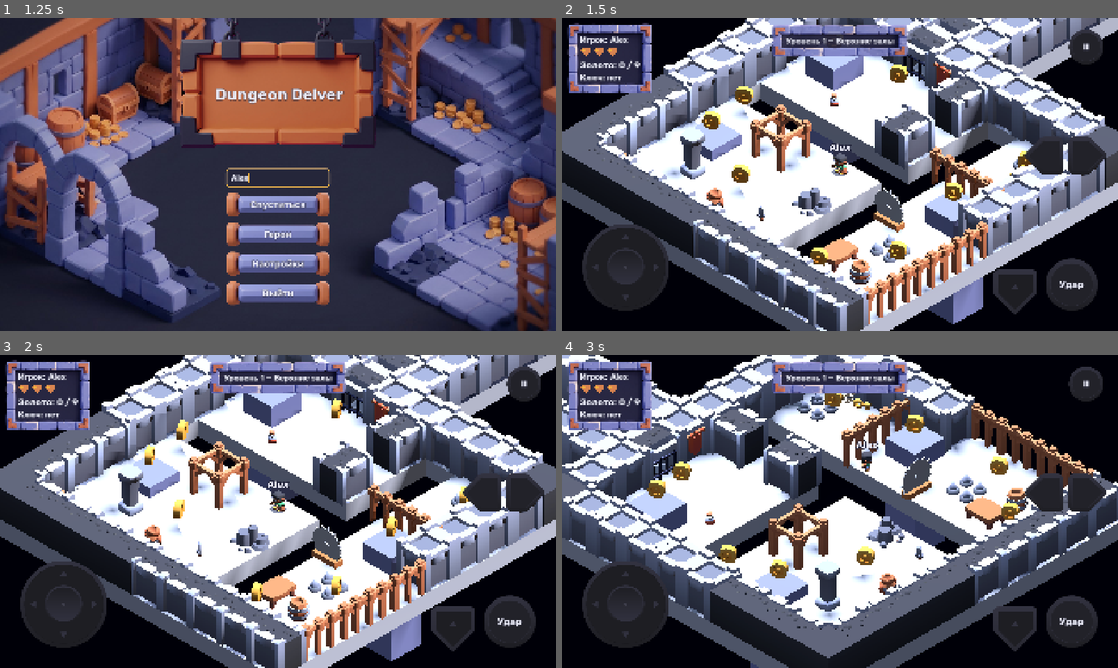
Above: before the commit, frames 1-4 (two rows, left to right).
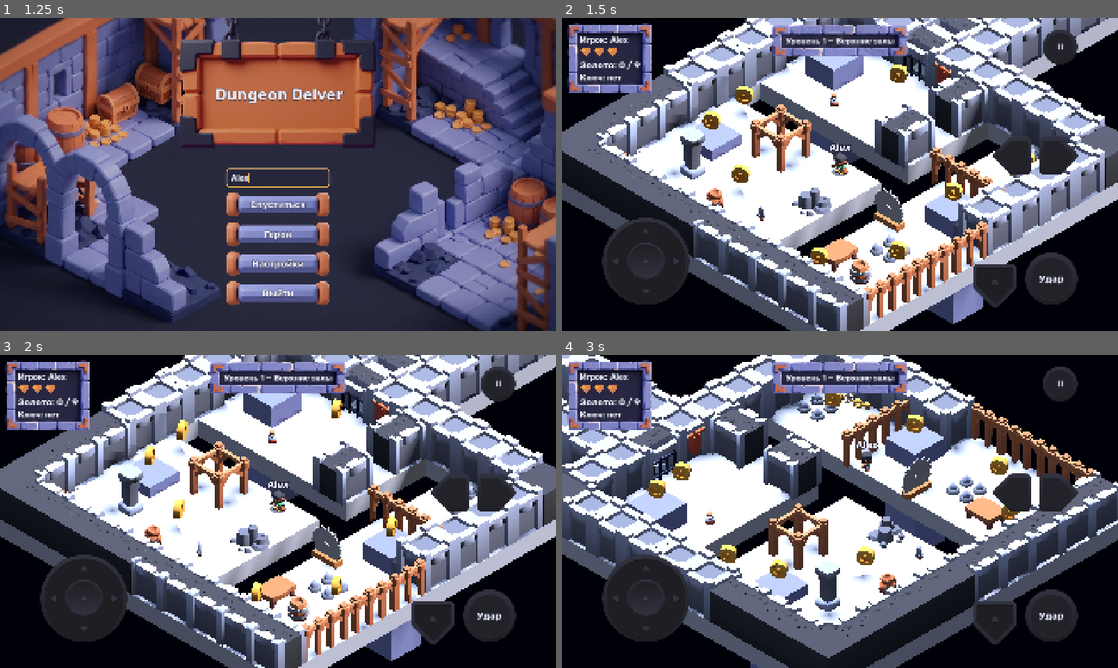
Above: after the commit, the same moments.

Repository: farikgg/godot_assignment
Game: Godot game, scene res://scenes/main_menu.tscn
The game is run twice, just before and just after one commit, with the same random seed, the same clock (stepped at 60 frames per second) and the same inputs.
Inputs (mouse positions are in pixels of both pictures, inside the frame that each line leads up to):
- Up to frame 1 (1.25 s): click (278, 177) at 0.52 s; type "Alex" at 0.6 s
- Up to frame 2 (1.5 s): click "Спуститься" at 1.25 s
- Up to frame 3 (2 s): no input
- Up to frame 4 (3 s): move the mouse to (962, 495) at 2.02 s; hold D (move_right) 2.03-2.75 s; hold J (attack) 2.03-2.75 s; click (962, 495) at 2.17 s; tap Space (jump) at 2.27, 2.57 s; tap Q (camera_left) at 2.3 s; drag from (728, 527) to (812, 574) at 2.77 s

Frame 1 is identical in both runs. In frame 2, 6.4% of the frame differs, in the area x 3-98%, y 3-95%; in frame 3, 6.4%; in frame 4, 6.6%.

Commit message:
Touch controls: edge_margin export, stick and buttons moved in from the screen edges
Co-Authored-By: Claude Opus 5.5 <noreply@anthropic.com>

Diff:
--- a/scripts/ui/touch_controls.gd
+++ b/scripts/ui/touch_controls.gd
@@ -1,10 +1,59 @@
 extends CanvasLayer
-## On-screen stick and buttons above the HUD.
+## On-screen stick and buttons above the HUD. Positions are set here from edge_margin,
+## so the controls can be moved towards the centre in the inspector without touching every node.
 
 ## Show on desktop too (needed for the A7 video); on touch devices they are always shown.
 @export var show_on_desktop: bool = true
+## Distance of the stick and the action buttons from the side edges (x) and the bottom (y),
+## in base-resolution pixels (1920 × 1080). Larger = closer to the thumbs.
+@export var edge_margin: Vector2 = Vector2(140.0, 90.0):
+	set(value):
+		edge_margin = value
+		if is_node_ready():
+			_layout()
+## Distance of the pause button from the top edge.
+@export var top_margin: float = 40.0
+## Gap between neighbouring buttons.
+@export var button_gap: float = 30.0
+
+@onready var _stick: Control = $Root/Stick
+@onready var _attack: Control = $Root/AttackButton
+@onready var _jump: Control = $Root/JumpButton
+@onready var _pause: Control = $Root/PauseButton
+@onready var _camera_left: Control = $Root/CameraLeftButton
+@onready var _camera_right: Control = $Root/CameraRightButton
 
 func _ready() -> void:
 	# a finger lifted during the pause must still release the stick / button
 	process_mode = Node.PROCESS_MODE_ALWAYS
 	visible = show_on_desktop or DisplayServer.is_touchscreen_available() or OS.has_feature("mobile")
+	_layout()
+
+func _layout() -> void:
+	var m: Vector2 = edge_margin
+	# stick: bottom-left corner
+	_place(_stick, Vector2(0.0, 1.0), Vector2(m.x, -m.y - _stick.size.y))
+	# attack: bottom-right corner; jump to its left, a little lower (the thumb's arc)
+	var attack_x: float = -m.x - _attack.size.x
+	_place(_attack, Vector2(1.0, 1.0), Vector2(attack_x, -m.y - _attack.size.y))
+	var jump_x: float = attack_x - button_gap - _jump.size.x
+	_place(_jump, Vector2(1.0, 1.0), Vector2(jump_x, -m.y + 10.0 - _jump.size.y))
+	# pause: top-right, in line with the attack button
+	_place(_pause, Vector2(1.0, 0.0), Vector2(-m.x - _pause.size.x, top_margin))
+	# camera arrows: right edge, just above the vertical middle
+	var right_x: float = -m.x - _camera_right.size.x
+	_place(_camera_right, Vector2(1.0, 0.5), Vector2(right_x, -_camera_right.size.y))
+	_place(_camera_left, Vector2(1.0, 0.5),
+		Vector2(right_x - button_gap - _camera_left.size.x, -_camera_left.size.y))
+
+# anchors all four sides to `anchor` and puts the control's top-left at `offset` from it, keeping its size
+func _place(control: Control, anchor: Vector2, offset: Vector2) -> void:
+	var size: Vector2 = control.size
+	control.anchor_left = anchor.x
+	control.anchor_right = anchor.x
+	control.anchor_top = anchor.y
+	control.anchor_bottom = anchor.y
+	control.offset_left = offset.x
+	control.offset_top = offset.y
+	control.offset_right = offset.x + size.x
+	control.offset_bottom = offset.y + size.y
